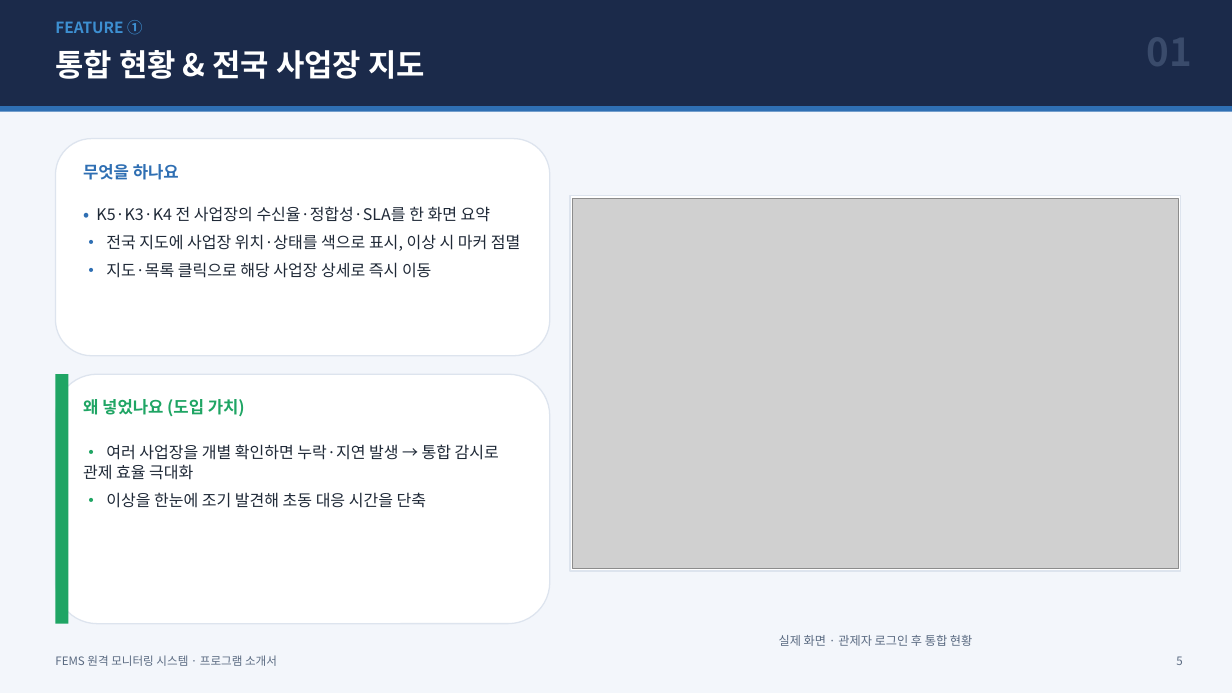
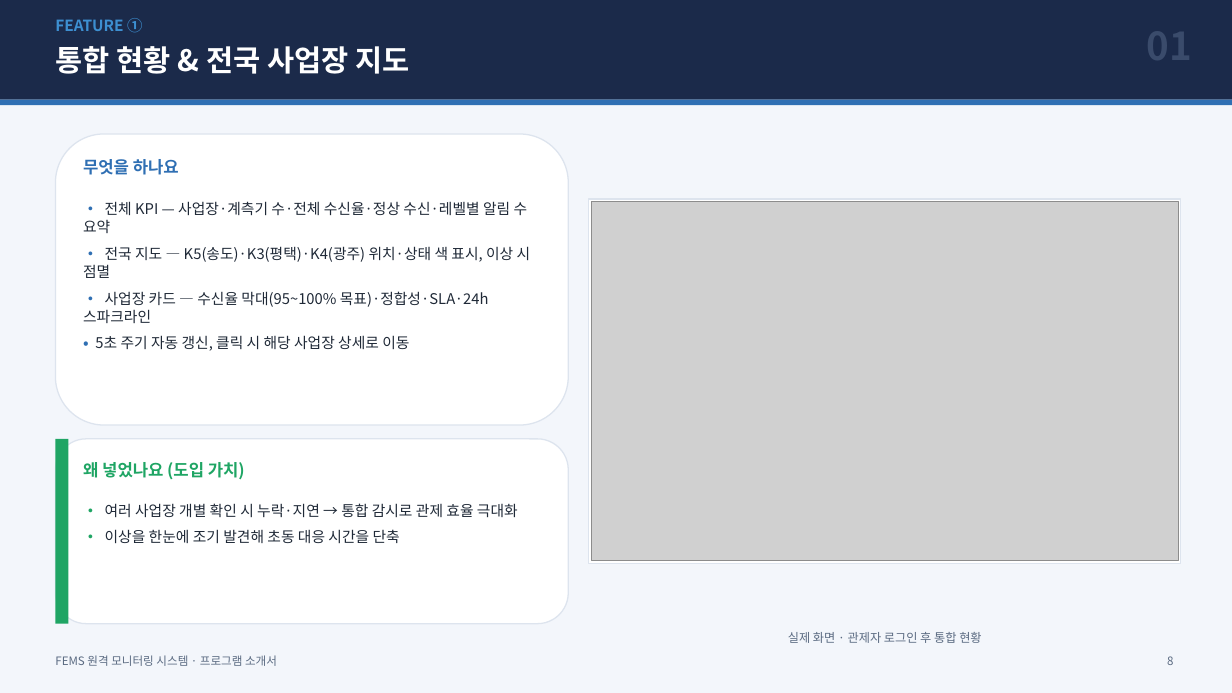
Before and after one commit to changbeomlee0816-png/FEMS, a slide deck: slide 8 of docs/FEMS_소개서.pptx (slide 5 before the commit). Drawn at 1232x693 pixels with LibreOffice and Linux fonts; fonts in the diff are those of the drawing; grey boxes stand for pictures. Boxes give left, top, right and bottom in pixels: in the first picture for what was removed or moved away, otherwise in the second. Text is boxed around its words. In the diff, an @@ line names an element or a change of style, - is before the commit and + after.

```diff
--- a/docs/FEMS_소개서.pptx
+++ b/docs/FEMS_소개서.pptx
@@ rectangle: place and size @@
-rectangle at (0,0,1232,106)
+rectangle at (0,0,1232,100)
@@ text "통합 현황 & 전국 사업장 ..." at (55,46,409,74): size 24 to 23 pt @@
@@ rectangle: place and size @@
-rectangle at (0,106,1232,112)
+rectangle at (0,100,1232,105)
@@ rounded rectangle: place and size @@
-rounded rectangle at (55,139,550,356)
+rounded rectangle at (55,134,568,425)
@@ text "무엇을 하나요": place and size @@
-text "무엇을 하나요" at (83,164,179,180)
+text "무엇을 하나요" at (83,159,179,175)
@@ text at (83,201,531,351): text changed; size 12.5 to 11.5 pt @@
-• K5·K3·K4 전 사업장의 수신율·정합성·SLA를 한 화면 요약
-• 전국 지도에 사업장 위치·상태를 색으로 표시, 이상 시 마커 점멸
-• 지도·목록 클릭으로 해당 사업장 상세로 즉시 이동
+• 전체 KPI — 사업장·계측기 수·전체 수신율·정상 수신·레벨별 알림 수 요약
+• 전국 지도 — K5(송도)·K3(평택)·K4(광주) 위치·상태 색 표시, 이상 시 점멸
+• 사업장 카드 — 수신율 막대(95~100% 목표)·정합성·SLA·24h 스파크라인
+• 5초 주기 자동 갱신, 클릭 시 해당 사업장 상세로 이동
@@ rectangle: place and size @@
-rectangle at (570,196,1181,571)
+rectangle at (589,199,1181,563)
@@ picture: place and size @@
-picture at (573,199,1178,568)
+picture at (592,201,1178,560)
@@ rounded rectangle: place and size @@
-rounded rectangle at (55,374,550,624)
+rounded rectangle at (55,439,568,624)
@@ rectangle: place and size @@
-rectangle at (55,374,68,624)
+rectangle at (55,439,68,624)
@@ text "왜 넣었나요 (도입 가치)": place and size @@
-text "왜 넣었나요 (도입 가치)" at (83,399,245,417)
+text "왜 넣었나요 (도입 가치)" at (83,462,245,480)
@@ text "• 여러 사업장 개별 확인 ...": place and size @@
-text "• 여러 사업장 개별 확인 ..." at (83,444,499,508)
+text "• 여러 사업장 개별 확인 ..." at (105,503,518,543)
@@ text at (105,503,518,518): text changed; size 12.5 to 11.5 pt @@
-• 여러 사업장을 개별 확인하면 누락·지연 발생 → 통합 감시로 관제 효율 극대화
+• 여러 사업장 개별 확인 시 누락·지연 → 통합 감시로 관제 효율 극대화
@@ text at (105,529,400,543): size 12.5 to 11.5 pt in "• 이상을 한눈에 조기 발견해 초동 대응 ..." @@
@@ text "실제 화면 · 관제자 로그인 ...": place and size @@
-text "실제 화면 · 관제자 로그인 ..." at (779,635,972,646)
+text "실제 화면 · 관제자 로그인 ..." at (788,632,981,643)
@@ text at (1167,656,1173,665): text changed @@
-5
+8
```
Also in this commit, not shown: 12 other slides changed, 5 slides added, 1 other file.
